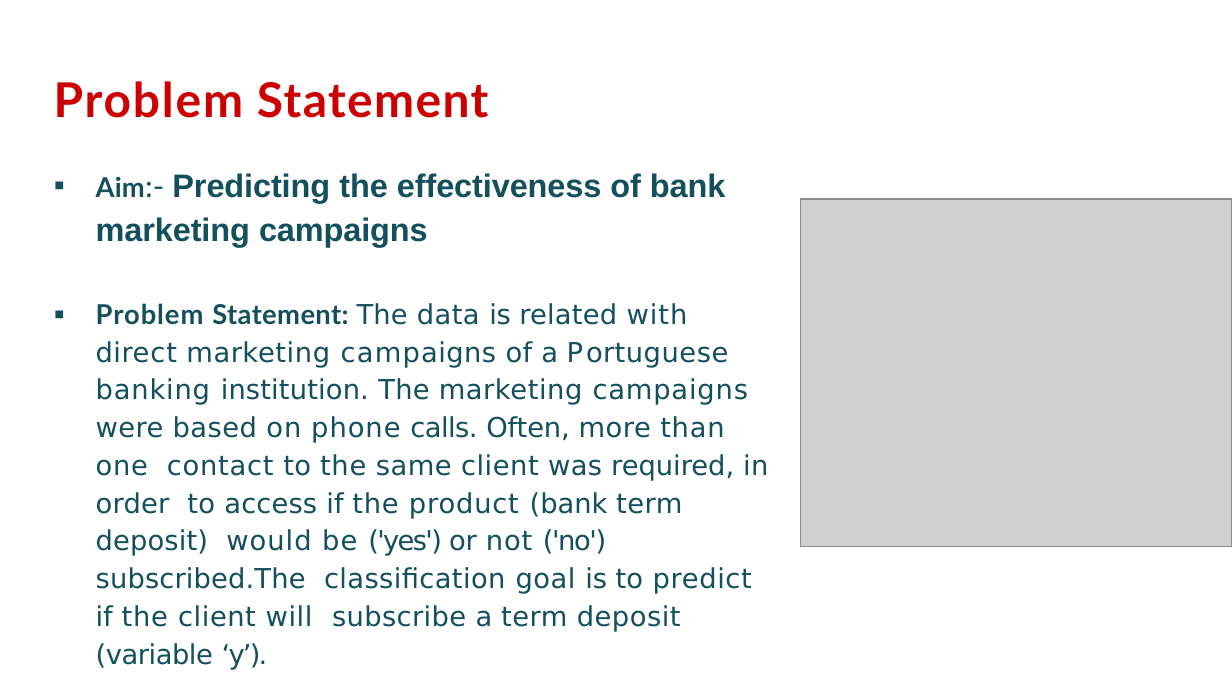
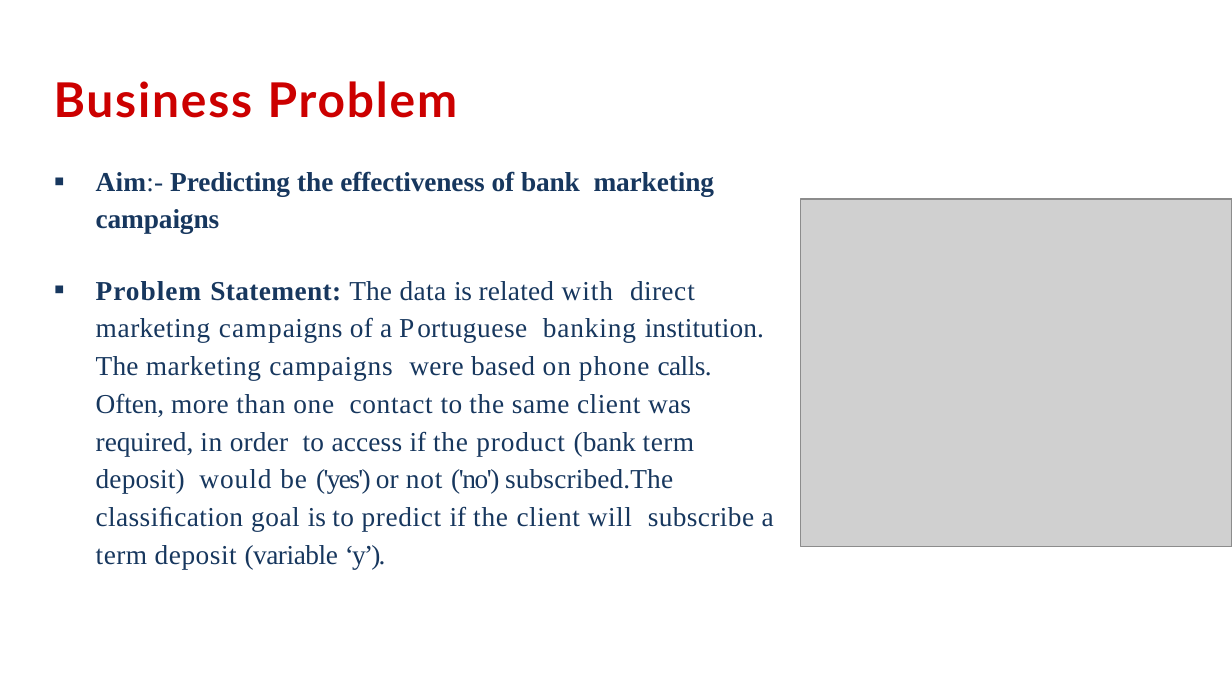
Before and after one commit to AnnayanB/SupervisedML_BankMarketingCampaigns, a slide deck: slide 3 of Presentation-Bank Marketing Effectiveness Prediction.pptx.pptx. Drawn at 1232x693 pixels with LibreOffice and Linux fonts; fonts in the diff are those of the drawing; grey boxes stand for pictures; background and template pictures are left out. Boxes give left, top, right and bottom in pixels: in the first picture for what was removed or moved away, otherwise in the second. Text is boxed around its words. In the diff, an @@ line names an element or a change of style, - is before the commit and + after.

```diff
--- a/Presentation-Bank Marketing Effectiveness Prediction.pptx.pptx
+++ b/Presentation-Bank Marketing Effectiveness Prediction.pptx.pptx
@@ title at box(54, 81, 458, 118): text changed @@
-Problem Statement
+Business Problem
@@ text "Aim:- Predicting the effectiveness of ..." at box(96, 171, 774, 569): size 18 to 16 pt in "Aim:-"; size 19 to 16 pt, font Arial to Times New Roman in "Predicting the effectiveness of bank marketing campaigns"; font Lato to Times New Roman in "Aim:-", "Problem Statement:"; text colour #134F5C to #17375E; font DejaVu Sans to Times New Roman in "The data is related with direct marketing ..." @@
```
Also in this commit, not shown: 17 other slides changed, 9 slides added, 4 slides removed.
